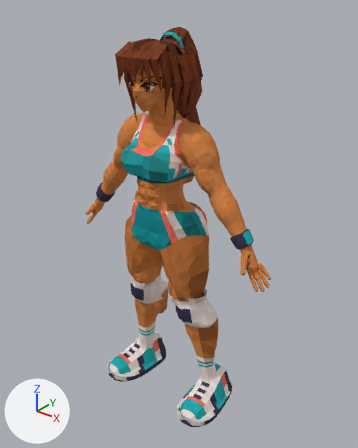
The Blender file v3/export/atleta_model.blend, before and after one commit.
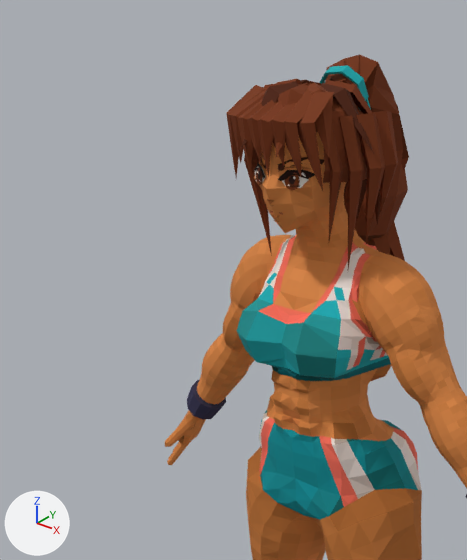
Each version is shown whole from a camera (50 mm lens) standing at (1.293, -1.549, 1.916) and looking at (0.009, 0.056, 0.921), then close up on the part from 2% to 64% of the width and 0% to 60% of the height. The lights are fixed; the arrows at lower left show +X, +Y and +Z. The older version's two pictures come first.

Objects in the first close-up: 'Body', 'FaceDecals', 'Hair', 'HairTie', 'Wristband_R'.
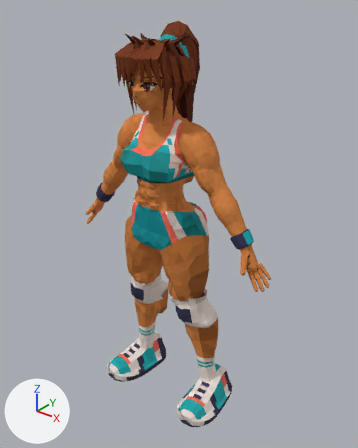
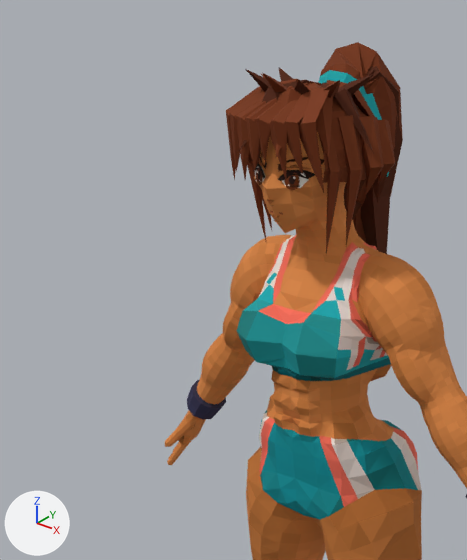
Changed parts and their boxes (x1, y1, x2, y2) in the close-ups (467 x 560 px; the box of a moved part takes in the faces that stretch with it):
'Hair', reshaped
    before: (226, 54, 409, 269)
    after: (226, 42, 403, 254)
'HairTie', reshaped
    before: (319, 65, 371, 109)
    after: (318, 70, 389, 177)
part 1 of me_hair, rebuilt (not visible afterwards)
    before: (325, 54, 408, 242)
part 2 of me_hair, rebuilt (15% shorter)
    before: (339, 115, 364, 269)
    after: (338, 115, 363, 245)
part 3 of me_hair, rebuilt
    before: (327, 123, 343, 241)
    after: (318, 133, 342, 254)
part 4 of me_hair, rebuilt (13% narrower, 39% shorter)
    before: (356, 113, 385, 244)
    after: (359, 116, 384, 196)
part 5 of me_hair, added (mostly hidden)
    after: (344, 82, 368, 220)
part 6 of me_hair, added
    after: (279, 67, 293, 81)
part 7 of me_hair, added
    after: (245, 69, 271, 91)
part 8 of me_hair, added
    after: (262, 72, 287, 93)
part 9 of me_hair, added
    after: (295, 80, 310, 95)
part 10 of me_hair, added
    after: (324, 80, 340, 98)
part 11 of me_hair, added
    after: (342, 74, 374, 96)
part 12 of me_hair, moved or reshaped
    before: (227, 85, 409, 261)
    after: (226, 42, 403, 254)
part 13 of me_hair, surface changed
    before: (226, 80, 372, 191)
    after: (226, 66, 403, 193)
part 14 of me_hairtie, moved or reshaped
    before: (319, 65, 369, 101)
    after: (318, 70, 366, 96)
part 15 of me_hairtie, added
    after: (363, 93, 389, 177)

What changed in the scene script:
```text
Change me_hair:
    used by ob_hair; location = (0.0, 0.0, 0.0)
    remove me_hair.from_pydata(...)  # 800 vertices, 885 faces; spans x -0.18..0.148, y -0.218..0.279, z 1.198..1.764
    add me_hair.from_pydata(...)  # 877 vertices, 960 faces; spans x -0.175..0.144, y -0.218..0.227, z 1.17..1.783
    me_hair part 1: the loose piece of 56 vertices spanning x -0.17..0.041, y 0.01..0.259, z 1.364..1.764 is rebuilt with 27 vertices and now spans x -0.136..0.013, y 0.07..0.227, z 1.314..1.762
    me_hair part 2: the loose piece of 17 vertices spanning x 0.081..0.134, y -0.114..-0.061, z 1.398..1.68 is rebuilt with 17 vertices and now spans x 0.079..0.13, y -0.109..-0.059, z 1.446..1.68
    me_hair part 3: the loose piece of 17 vertices spanning x 0.066..0.112, y -0.138..-0.098, z 1.454..1.679 is rebuilt with 17 vertices and now spans x 0.063..0.108, y -0.141..-0.096, z 1.433..1.679
    me_hair part 4: the loose piece of 17 vertices spanning x 0.087..0.148, y -0.074..-0.018, z 1.446..1.681 is rebuilt with 17 vertices and now spans x 0.087..0.144, y -0.07..-0.013, z 1.534..1.675
    me_hair part 5: a new loose piece of 27 vertices spanning x -0.104..0.015, y 0.055..0.182, z 1.378..1.75, in mat_atleta_mat (picture img_atleta_atlas)
    me_hair part 6: a new loose piece of 14 vertices spanning x -0.112..-0.044, y -0.072..-0.03, z 1.696..1.745, in mat_atleta_mat (picture img_atleta_atlas)
    me_hair part 7: a new loose piece of 14 vertices spanning x -0.07..-0.016, y -0.165..-0.103, z 1.695..1.752, in mat_atleta_mat (picture img_atleta_atlas)
    me_hair part 8: a new loose piece of 14 vertices spanning x -0.028..0.013, y -0.183..-0.119, z 1.695..1.751, in mat_atleta_mat (picture img_atleta_atlas)
    me_hair part 9: a new loose piece of 14 vertices spanning x 0.007..0.051, y -0.16..-0.107, z 1.697..1.74, in mat_atleta_mat (picture img_atleta_atlas)
    me_hair part 10: a new loose piece of 14 vertices spanning x 0.04..0.112, y -0.125..-0.077, z 1.693..1.741, in mat_atleta_mat (picture img_atleta_atlas)
    me_hair part 11: a new loose piece of 14 vertices spanning x 0.044..0.114, y -0.077..-0.029, z 1.694..1.744, in mat_atleta_mat (picture img_atleta_atlas)
    me_hair part 12: 166 vertices moved from x -0.144..0.107, y -0.214..0.233, z 1.434..1.722 to x -0.149..0.132, y -0.215..0.207, z 1.325..1.765; 234 vertices removed from x -0.18..0.146, y -0.141..0.279, z 1.198..1.711; 205 vertices added at x -0.175..0.142, y -0.139..0.215, z 1.17..1.783
    me_hair part 13: 169 kept faces spanning x -0.149..0.144, y -0.218..0.207, z 1.325..1.765 get new texture (UV) coordinates
    other edits to the shape of me_hair do not show in these pictures
Change me_hairtie:
    used by ob_hairtie; location = (0.0, 0.0, 0.0)
    remove me_hairtie.from_pydata(...)  # 52 vertices, 50 faces; spans x -0.07..0.044, y 0.004..0.087, z 1.531..1.748
    add me_hairtie.from_pydata(...)  # 60 vertices, 58 faces; spans x -0.063..0.041, y -0.015..0.12, z 1.541..1.742
    me_hairtie part 14: the loose piece of 32 vertices spanning x -0.06..0.034, y 0.004..0.066, z 1.654..1.748 is multiplied about its middle by the matrix ((0.901, -0.068, 0.318), (0.175, 0.931, -0.35), (-0.285, 0.509, 0.852)), then moved by (0.002, -0.006, 0.002)
    me_hairtie part 15: a new loose piece of 14 vertices spanning x 0.023..0.041, y 0.043..0.12, z 1.541..1.698, in mat_atleta_mat (picture img_atleta_atlas)
    other edits to the shape of me_hairtie do not show in these pictures
```
